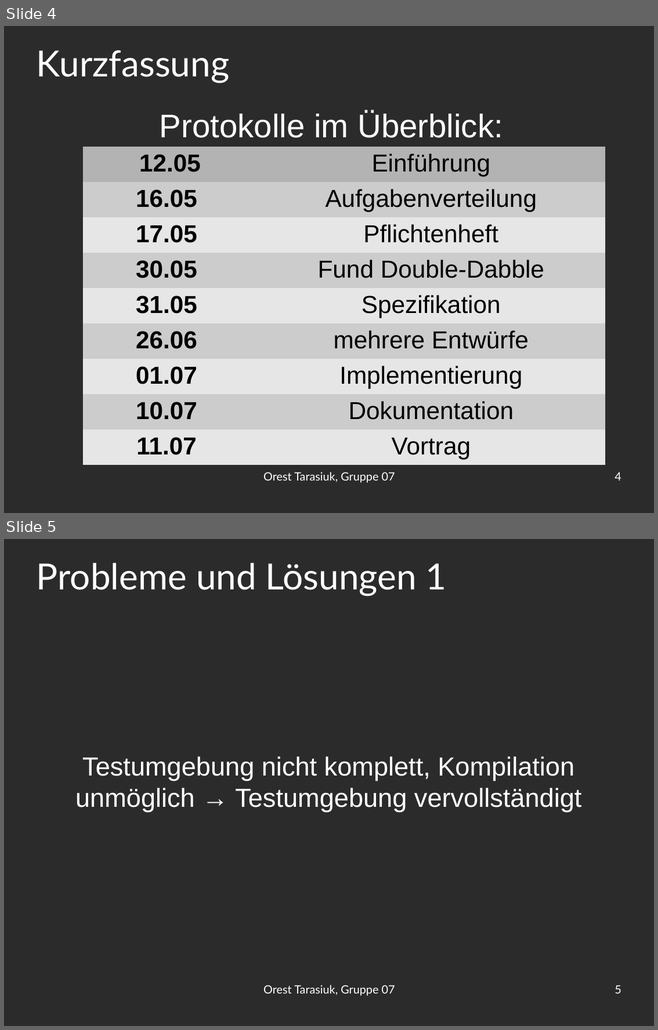
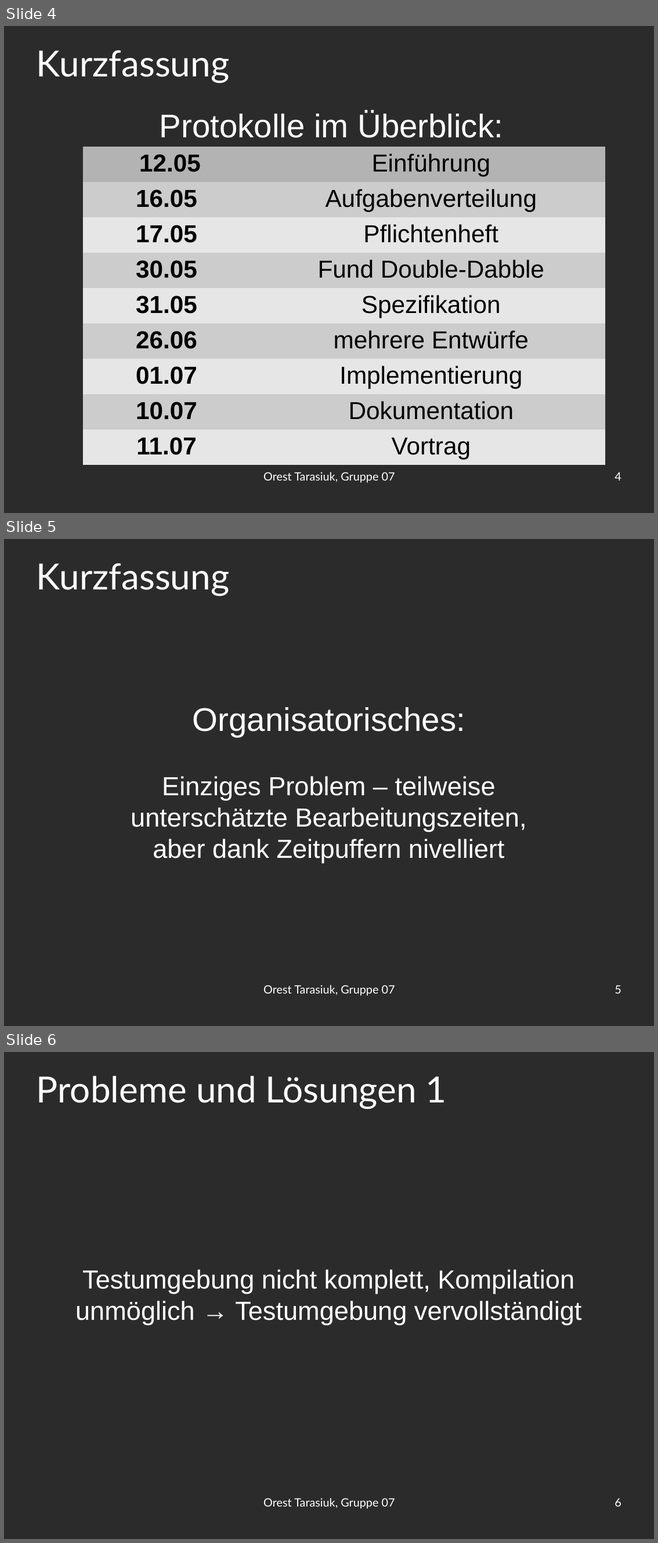
Before and after one commit to OrestTa/etip, a slide deck: Projekt1/Protokolle/verlauf1.odp. Shown one above the other, each under a label of ours: slides 4 and 5 before the commit, slides 4, 5 and 6 after it. The pictures are 658x1030 and 658x1543 pixels, drawn with LibreOffice and Linux fonts; fonts in the diff are those of the drawing; background and template pictures are left out; a plain dark background stands for a picture behind light text. Boxes give left, top, right and bottom in pixels: in the first picture for what was removed or moved away, otherwise in the second. Text is boxed around its words. In the diff, an @@ line names an element or a change of style, - is before the commit and + after.

```diff
--- a/Projekt1/Protokolle/verlauf1.odp
+++ b/Projekt1/Protokolle/verlauf1.odp
@@ slide 5 added at (4, 539, 654, 1026), background picture (left out) @@
@@ title added at (36, 563, 229, 596), 44 pt, text #FFFFFF @@
+Kurzfassung
@@ subtitle added at (130, 707, 527, 863), 32 pt, text #FFFFFF @@
+Organisatorisches:
+Einziges Problem – teilweise
+unterschätzte Bearbeitungszeiten,
+aber dank Zeitpuffern nivelliert
@@ text added at (263, 985, 395, 996), 14 pt, text #FFFFFF @@
+Orest Tarasiuk, Gruppe 07
@@ page number added at (614, 986, 621, 994), 14 pt, text #FFFFFF @@
+5
@@ what was slide 5 is now slide 6 @@
@@ page number at (614, 1499, 621, 1507): text changed @@
-5
+6
```
Also in this commit, not shown: 3 slides changed, 1 other file.
